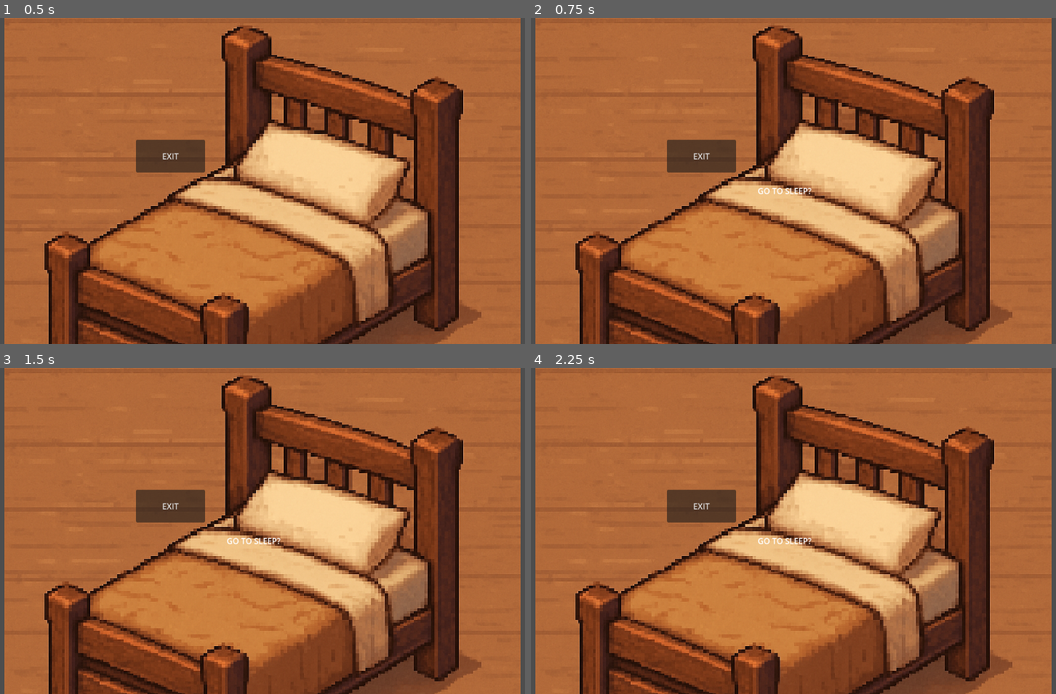
Above: before the commit, frames 1-4 (two rows, left to right).
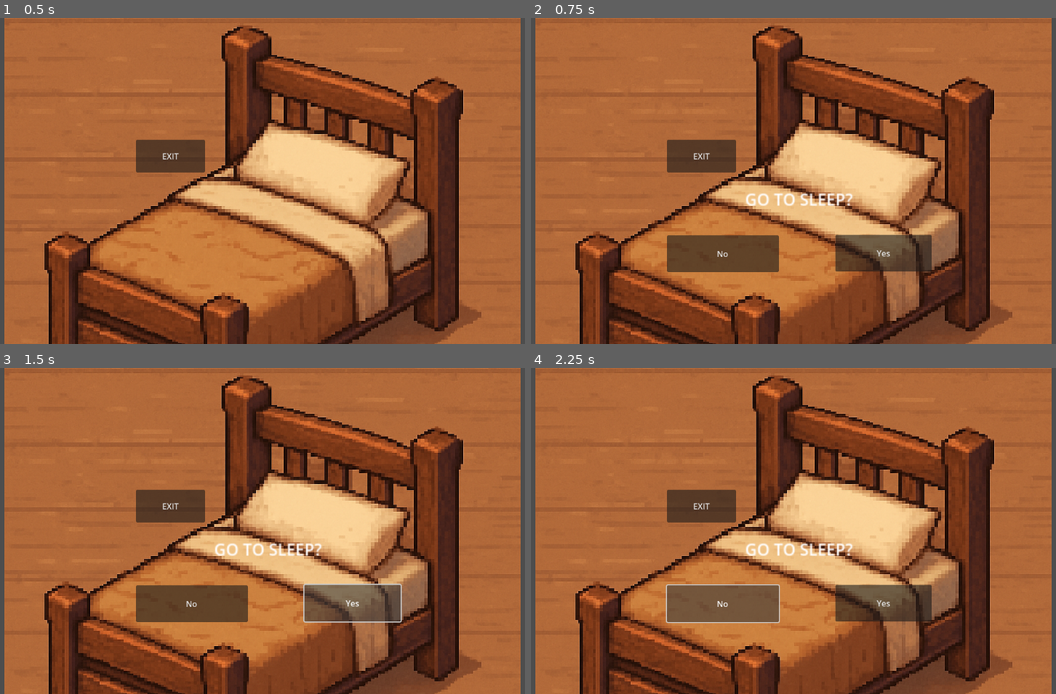
Above: after the commit, the same moments.

Repository: Anishax11/Farming-Sim
Game: Godot game, scene res://scenes/house_interior.tscn
Same seed, same stepped clock (60 frames per second), same inputs: the game is played once before the commit and once after it. This scene is started directly instead of the project's main scene.
Inputs (mouse positions are in pixels of both pictures, inside the frame that each line leads up to):
- Up to frame 1 (0.5 s): no input
- Up to frame 2 (0.75 s): tap Enter at 0.5 s; drag from (783, 239) to (877, 109) at 0.52 s
- Up to frame 3 (1.5 s): click (351, 602) at 1.25 s, where only the run after the commit has a clickable "Yes"
- Up to frame 4 (2.25 s): click (725, 602) at 2 s, where only the run after the commit has a clickable "No"

Frame 1 is identical in both runs. In frame 2, 5.0% of the frame differs, in the area x 25-77%, y 52-78%; in frame 3, 5.1%; in frame 4, 5.2%, in the area x 25-77%, y 52-79%.

Commit message:
added code to grow plant the next day if it has been watered

Diff:
--- a/scenes/house_interior.tscn
+++ b/scenes/house_interior.tscn
@@ -1,7 +1,8 @@
-[gd_scene load_steps=5 format=3 uid="uid://dba1gtffrvamm"]
+[gd_scene load_steps=6 format=3 uid="uid://dba1gtffrvamm"]
 
 [ext_resource type="Script" path="res://scripts/bed.gd" id="1_5hssx"]
 [ext_resource type="Texture2D" uid="uid://cl5xt4ed0bnlt" path="res://16x16/Sprites/ChatGPT Image Jun 29, 2025, 09_05_40 PM.png" id="1_55p5c"]
+[ext_resource type="Script" path="res://scripts/sleep.gd" id="3_3w2cd"]
 [ext_resource type="Script" path="res://scripts/button.gd" id="3_or7t4"]
 
 [sub_resource type="RectangleShape2D" id="RectangleShape2D_ij2w6"]
@@ -22,16 +23,35 @@
 shape = SubResource("RectangleShape2D_ij2w6")
 
 [node name="Label" type="Label" parent="bed"]
-offset_left = 86.0
-offset_top = 194.0
-offset_right = 904.0
-offset_bottom = 592.0
+offset_left = 230.0
+offset_top = 370.0
+offset_right = 524.0
+offset_bottom = 410.0
+scale = Vector2(2, 2)
 horizontal_alignment = 1
 vertical_alignment = 1
 uppercase = true
 
 [node name="Camera2D" type="Camera2D" parent="bed"]
 position = Vector2(566, 373)
+
+[node name="Sleep" type="Button" parent="bed"]
+visible = false
+offset_left = 595.0
+offset_top = 480.0
+offset_right = 786.0
+offset_bottom = 553.0
+text = "Yes"
+script = ExtResource("3_3w2cd")
+
+[node name="Don\'t_Sleep" type="Button" parent="bed"]
+visible = false
+offset_left = 261.0
+offset_top = 481.0
+offset_right = 483.0
+offset_bottom = 554.0
+text = "No
+"
 
 [node name="Button" type="Button" parent="."]
 offset_left = 261.0
@@ -42,4 +62,5 @@
 script = ExtResource("3_or7t4")
 
 [connection signal="input_event" from="bed" to="bed" method="_on_input_event"]
+[connection signal="button_down" from="bed/Sleep" to="bed" method="_on_sleep_button_down"]
 [connection signal="button_down" from="Button" to="bed" method="_on_button_button_down"]
--- a/scripts/bed.gd
+++ b/scripts/bed.gd
@@ -1,25 +1,29 @@
 extends Area2D
 
 var game = load("res://scenes/game.tscn")
-
+var sleep_button
+var dont_sleep_button
 
 func _ready() -> void:
 	print("int just loaded:",Global.tilled_soil)
-
-
+	sleep_button=get_node("Sleep")
+	dont_sleep_button=get_node("Don't_Sleep")
 
 func _on_input_event(viewport: Node, event: InputEvent, shape_idx: int) -> void:
 	if event is InputEventMouseButton and event.button_index==MOUSE_BUTTON_LEFT:
 		if event.pressed:
 			get_node("Label").text="GO TO SLEEP?"
+			sleep_button.visible=true
+			dont_sleep_button.visible=true
 
 
 
-#func _on_button_pressed() -> void:
-	#
-
-
+#EXIT BUTTON
 func _on_button_button_down() -> void:
 
 	await get_tree().change_scene_to_packed(game)
 	Global.load_farm=true
+
+#SLEEP BUTTON
+func _on_sleep_button_down() -> void:
+	Global.update_day_count()
--- a/scripts/global.gd
+++ b/scripts/global.gd
@@ -1,6 +1,7 @@
 extends Node
 
-
+var day_count=1
+var day_passed=false
 var inventory_items=[]
 var seeds_image=preload("res://16x16/Sprites/ChatGPT Image Jun 22, 2025, 01_37_12 AM.png")
 var grass_clicked=false
@@ -21,6 +22,7 @@
 var tilled_soil_index=0
 var load_farm=false
 var seeds_initialised=false
+var watered_plants=[]
 const PLANT = preload("res://scenes/plant.tscn")
 
 
@@ -118,4 +120,11 @@
 		sown_soil_animation.append(animation)
 
 
-#func load_previous_scene():
+func update_day_count():
+	print("Updated day")
+	day_count+=1
+	day_passed=true
+
+func plant_watered(node):
+	watered_plants.append(node.name)
+	print(watered_plants)
--- a/scripts/panel.gd
+++ b/scripts/panel.gd
@@ -94,7 +94,8 @@
 func _on_panel_1_child_entered_tree(node: Node) -> void:
 	print("Item added to panel")
 	if node is TextureRect and node.name=="seeds":
-		node.scale=0.016
+		node.scale.x=0.016
+		node.scale.y=0.016
 		item_name="seeds"
 		print("SEEDS added")
 	if node is TextureRect and node.name=="watercan":
--- /dev/null
+++ b/scripts/sleep.gd
@@ -0,0 +1 @@
+extends Button
--- a/scripts/soil.gd
+++ b/scripts/soil.gd
@@ -7,7 +7,11 @@
 var adjusted=false
 var planted=false
 var distance
+
+var watered=false
 func _ready() -> void:
+	print("Waterwed:",Global.watered_plants)
+	print("Watered:",watered)
 	if randi_range(0,7)==3:
 		animated_sprite_2d.play("untilled_rock")
 		#print(get_path())
@@ -34,9 +38,10 @@
 
 			# CODE FOR GROWING PLANT
 			if distance<18 and planted==true and panel.water_equipped==true:
+				Global.plant_watered(self)
+				print("Plant watered")
 
-				Global.grow_plant(self.name)
-				Global.planted_soil.append(self.name)
+
 				#print(Global.planted_soil)
 			#if panel.seeds_equipped==true:
 				#print("seeds EQUIPPED")
--- a/scripts/soil_manager.gd
+++ b/scripts/soil_manager.gd
@@ -41,18 +41,23 @@
 		for i in range (3):
 			for j in range (5):
 				var string=Global.inventory_items[i][j]
-				#print("str8ng:",string)
-				#
-				#if inventory.inv_initialised==true and Global.seeds_initialised and Global.inventory_items[i][j]!="":
-					#Global.inventory_items.remove_at([i][j])
-					#seeds.call_inv_func()
-					#inventory.inv_initialised=false
-					#Global.seeds_initialised=false
+
 				if string!="":
 					var node=get_node("/root/Game/farm_scene/"+string)
 					Global.inventory_items[i][j]=""
 					print("SEEDS")
 					node.fake_input()
+
+		for i in range((Global.watered_plants).size()):
+			print("runnihng loop")
+			if Global.watered_plants[i]!=null:
+				print("Growing plant")
+
+				Global.day_passed=false
+				Global.grow_plant(Global.watered_plants[i])
+				Global.planted_soil.append(Global.watered_plants[i])
+			else:
+				break
 
 func till_soil(soil,soil_animation):
 
